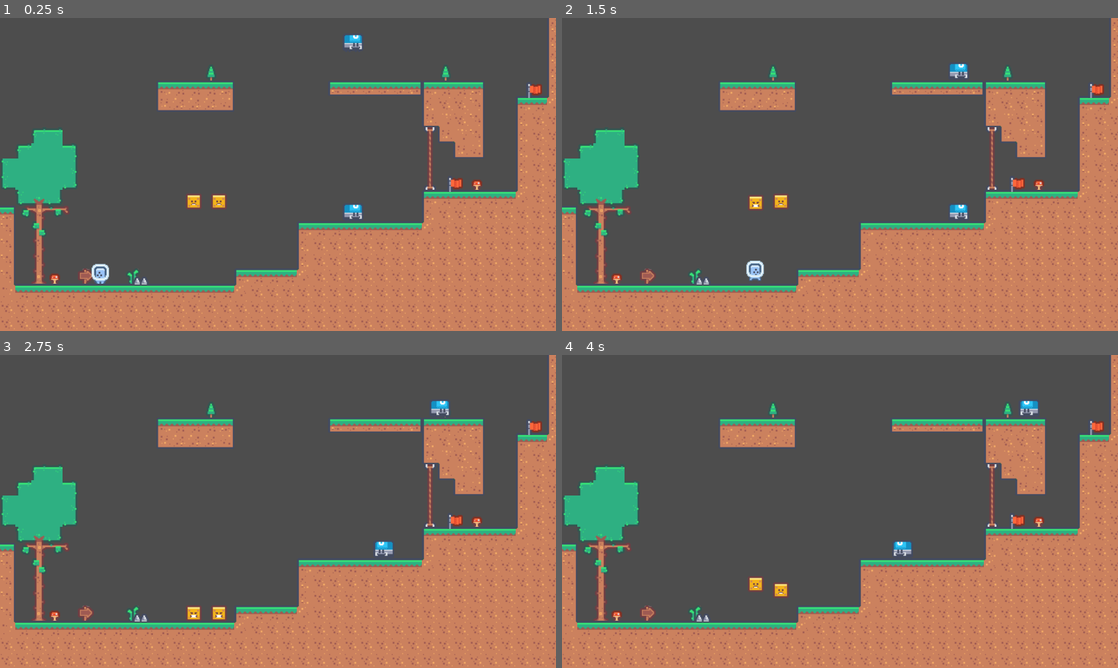
Above: before the commit, frames 1-4 (two rows, left to right).
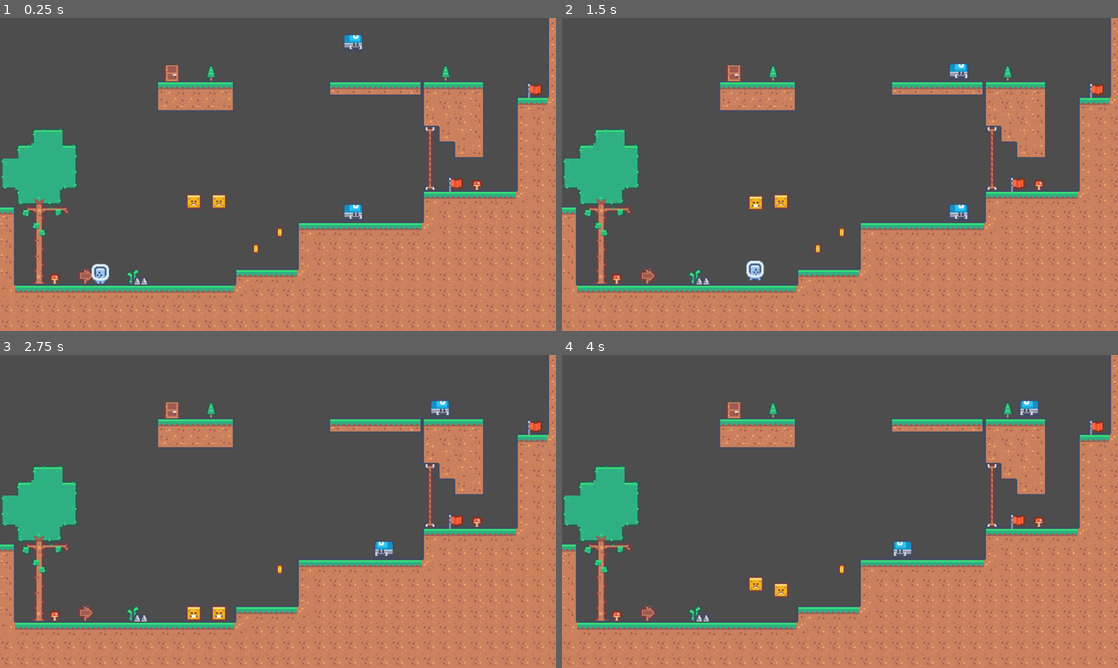
Above: after the commit, the same moments.

Repository: Ranpu123/JumpQuest
Game: Godot game, scene res://Wold0.tscn
The game is run twice, just before and just after one commit, with the same random seed, the same clock (stepped at 60 frames per second) and the same inputs.
Inputs:
- Up to frame 1 (0.25 s): no input
- Up to frame 2 (1.5 s): hold Right (move_right) from 0.53 s (still down); tap Up (move_jump) at 0.77 s
- Up to frame 3 (2.75 s): tap Up (move_jump) at 1.52 s; release Right (move_right) at 2.03 s; hold Left (move_left) from 2.03 s (still down)
- Up to frame 4 (4 s): release Left (move_left) at 2.78 s; hold Right (move_right) from 2.78 s (still down); tap Up (move_jump) at 3.02, 3.77 s

The runs differ from the first frame. In frame 1, 0.2% of the frame differs, in the area x 29-51%, y 15-76%; in frame 2, 0.2%; in frame 3, 0.2%; in frame 4, 0.2%.

Commit message:
added coins

Diff:
--- /dev/null
+++ b/Area2D.gd
@@ -0,0 +1,9 @@
+extends Area2D
+
+func _ready():
+	pass
+
+func _on_body_entered(body):
+	if body.is_in_group("player"):
+		get_tree().call_group("coinListener", "_on_coin_up")
+		self.queue_free()
--- /dev/null
+++ b/Coin.tscn
@@ -0,0 +1,18 @@
+[gd_scene load_steps=4 format=3 uid="uid://co0mn7xgf70bk"]
+
+[ext_resource type="Script" path="res://Area2D.gd" id="1_g041t"]
+[ext_resource type="Texture2D" uid="uid://clccu86bkeua2" path="res://Assets/Coin/Coin.png" id="2_o1jp5"]
+
+[sub_resource type="RectangleShape2D" id="RectangleShape2D_m2gfn"]
+size = Vector2(8, 12)
+
+[node name="Coin" type="Area2D"]
+script = ExtResource("1_g041t")
+
+[node name="Sprite2D" type="Sprite2D" parent="."]
+texture = ExtResource("2_o1jp5")
+
+[node name="CollisionShape2D" type="CollisionShape2D" parent="."]
+shape = SubResource("RectangleShape2D_m2gfn")
+
+[connection signal="body_entered" from="." to="." method="_on_body_entered"]
--- a/Enemy2/Aterrissar.gd
+++ b/Enemy2/Aterrissar.gd
@@ -12,7 +12,6 @@
 func _enter_state() -> void:
 	set_physics_process(true)
 	animator.play("falling")
-	print("ENTERED LANDING")
 	lander_Timer.start()
 
 func _exit_state() -> void:
--- a/Enemy2/Cair.gd
+++ b/Enemy2/Cair.gd
@@ -21,7 +21,6 @@
 	get_tree().call_group("camera", "_on_collision")
 
 func _physics_process(delta):
-	print("SPEED ", actor.velocity)
 	actor.velocity.y += actor.DOWN_ACCELERATION * delta
 	actor.velocity.y = clamp(actor.velocity.y, 0,actor.DOWN_MAX_SPEED)
 	var col = actor.move_and_collide(actor.velocity)
--- a/Enemy2/Subir.gd
+++ b/Enemy2/Subir.gd
@@ -20,8 +20,6 @@
 	if actor.position.y < actor.startPosition.y:
 		actor.velocity = Vector2.ZERO
 		back_in_place.emit()
-	print("GOING UP")
-	print("SPEED ", actor.velocity)
 
 	actor.velocity.y += actor.UP_SPEED * delta
 	actor.velocity.y = clamp(actor.velocity.y, 0, actor.UP_MAX_SPEED)
--- /dev/null
+++ b/Porta.gd
@@ -0,0 +1,10 @@
+class_name Porta
+extends Area2D
+
+# Called when the node enters the scene tree for the first time.
+func _ready():
+	pass
+
+# Called every frame. 'delta' is the elapsed time since the previous frame.
+func _process(delta):
+	pass
--- /dev/null
+++ b/Porta.tscn
@@ -0,0 +1,16 @@
+[gd_scene load_steps=4 format=3 uid="uid://c6bltyij8sj70"]
+
+[ext_resource type="Script" path="res://Porta.gd" id="1_mrvyr"]
+[ext_resource type="Texture2D" uid="uid://do5pam57h34aw" path="res://Assets/Objects/Door (1).png" id="2_sqxkn"]
+
+[sub_resource type="RectangleShape2D" id="RectangleShape2D_bw3ic"]
+size = Vector2(18, 18)
+
+[node name="Porta" type="Area2D"]
+script = ExtResource("1_mrvyr")
+
+[node name="Sprite2D" type="Sprite2D" parent="."]
+texture = ExtResource("2_sqxkn")
+
+[node name="CollisionShape2D" type="CollisionShape2D" parent="."]
+shape = SubResource("RectangleShape2D_bw3ic")
--- /dev/null
+++ b/Wold0.gd
@@ -0,0 +1,19 @@
+extends Node2D
+
+@export var max_coin = 5
+
+var coins = 0
+
+# Called when the node enters the scene tree for the first time.
+func _ready():
+	pass # Replace with function body.
+
+
+# Called every frame. 'delta' is the elapsed time since the previous frame.
+func _process(delta):
+	pass
+
+
+func _on_coin_up():
+	coins += 1
+	$CoinUp.play()
--- a/Wold0.tscn
+++ b/Wold0.tscn
@@ -1,5 +1,6 @@
-[gd_scene load_steps=11 format=3 uid="uid://c612n7nnfccnt"]
-
+[gd_scene load_steps=15 format=3 uid="uid://c612n7nnfccnt"]
+
+[ext_resource type="Script" path="res://Wold0.gd" id="1_njs4m"]
 [ext_resource type="Texture2D" uid="uid://1lecoeoww5i2" path="res://Assets/Ground/tilemap_packed.png" id="1_nkli1"]
 [ext_resource type="PackedScene" uid="uid://dmg2r7xxap0fw" path="res://Player.tscn" id="2_k6ll2"]
 [ext_resource type="PackedScene" uid="uid://ba4nelkrgqugj" path="res://Mob.tscn" id="3_hco1d"]
@@ -8,6 +9,9 @@
 [ext_resource type="PackedScene" uid="uid://b4uomyne6nlwl" path="res://debug_platform.tscn" id="6_o4xo5"]
 [ext_resource type="Script" path="res://Camera.gd" id="7_4h55h"]
 [ext_resource type="PackedScene" uid="uid://cjj6loh6adn8n" path="res://Spike.tscn" id="8_oyfls"]
+[ext_resource type="PackedScene" uid="uid://co0mn7xgf70bk" path="res://Coin.tscn" id="9_m7vcc"]
+[ext_resource type="AudioStream" uid="uid://dghjurocyari5" path="res://Assets/Sounds/Coin.mp3" id="11_xbnbt"]
+[ext_resource type="PackedScene" uid="uid://c6bltyij8sj70" path="res://Porta.tscn" id="12_en4uj"]
 
 [sub_resource type="TileSetAtlasSource" id="TileSetAtlasSource_7lrt2"]
 texture = ExtResource("1_nkli1")
@@ -602,7 +606,8 @@
 physics_layer_0/collision_layer = 1
 sources/51 = SubResource("TileSetAtlasSource_7lrt2")
 
-[node name="World0" type="Node2D"]
+[node name="World0" type="Node2D" groups=["coinListener"]]
+script = ExtResource("1_njs4m")
 
 [node name="TileMap" type="TileMap" parent="."]
 scale = Vector2(2, 2)
@@ -618,6 +623,10 @@
 layer_1/z_index = 0
 layer_1/tile_data = PackedInt32Array()
 
+[node name="Porta" parent="." instance=ExtResource("12_en4uj")]
+position = Vector2(396, 127)
+scale = Vector2(2, 2)
+
 [node name="Checkpoint" parent="." instance=ExtResource("4_fujl3")]
 position = Vector2(1048, 382)
 scale = Vector2(2, 2)
@@ -657,3 +666,15 @@
 [node name="Sprite2D" parent="." instance=ExtResource("8_oyfls")]
 position = Vector2(324, 595)
 scale = Vector2(2, 2)
+
+[node name="Coin" parent="." instance=ExtResource("9_m7vcc")]
+position = Vector2(589, 531)
+scale = Vector2(2, 2)
+
+[node name="Coin2" parent="." instance=ExtResource("9_m7vcc")]
+position = Vector2(644, 493)
+scale = Vector2(2, 2)
+
+[node name="CoinUp" type="AudioStreamPlayer" parent="."]
+stream = ExtResource("11_xbnbt")
+volume_db = -10.421
Not shown, added: Assets/Sounds/Coin.mp3.import
Not shown, changed: Assets/Sounds/Jump.mp3.import
Not shown, added: Assets/Sounds/Coin.mp3
